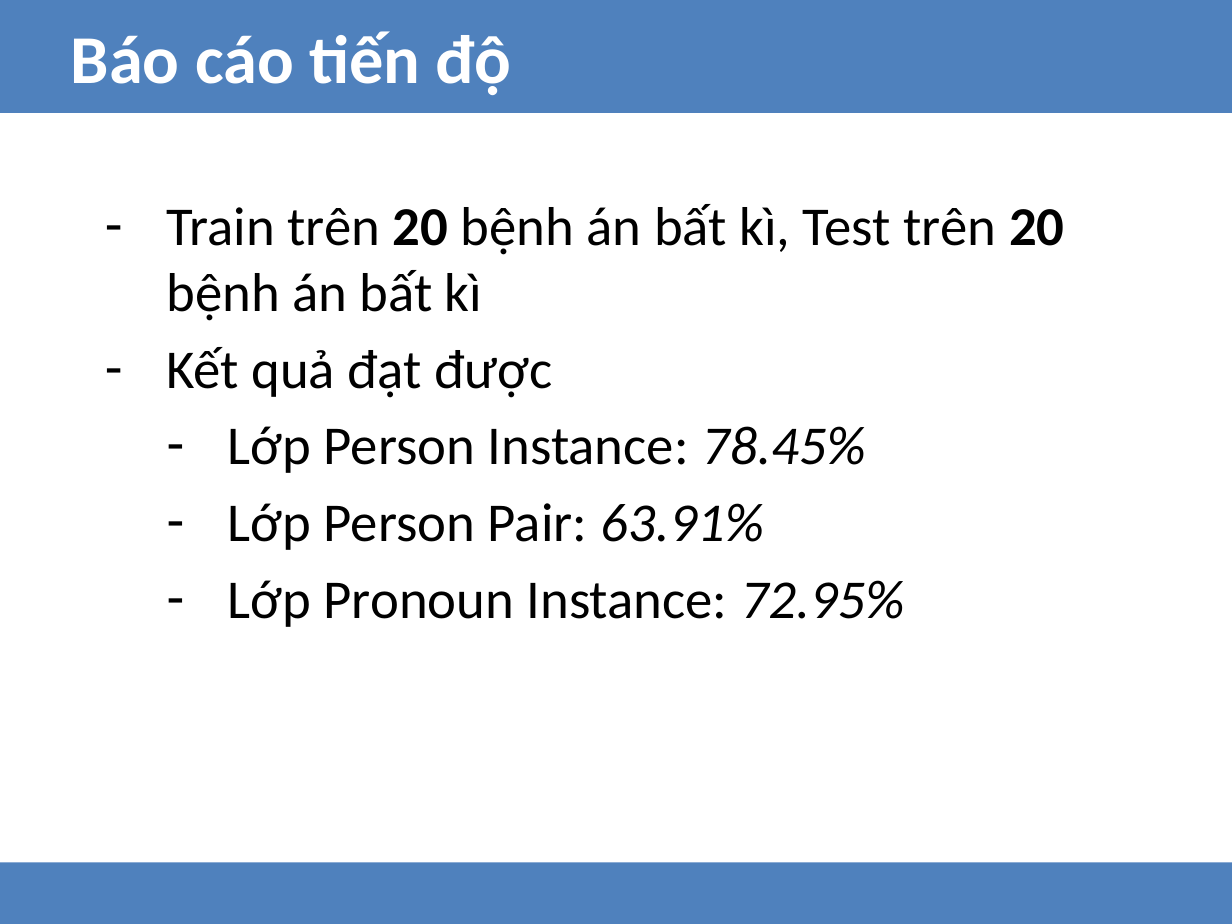
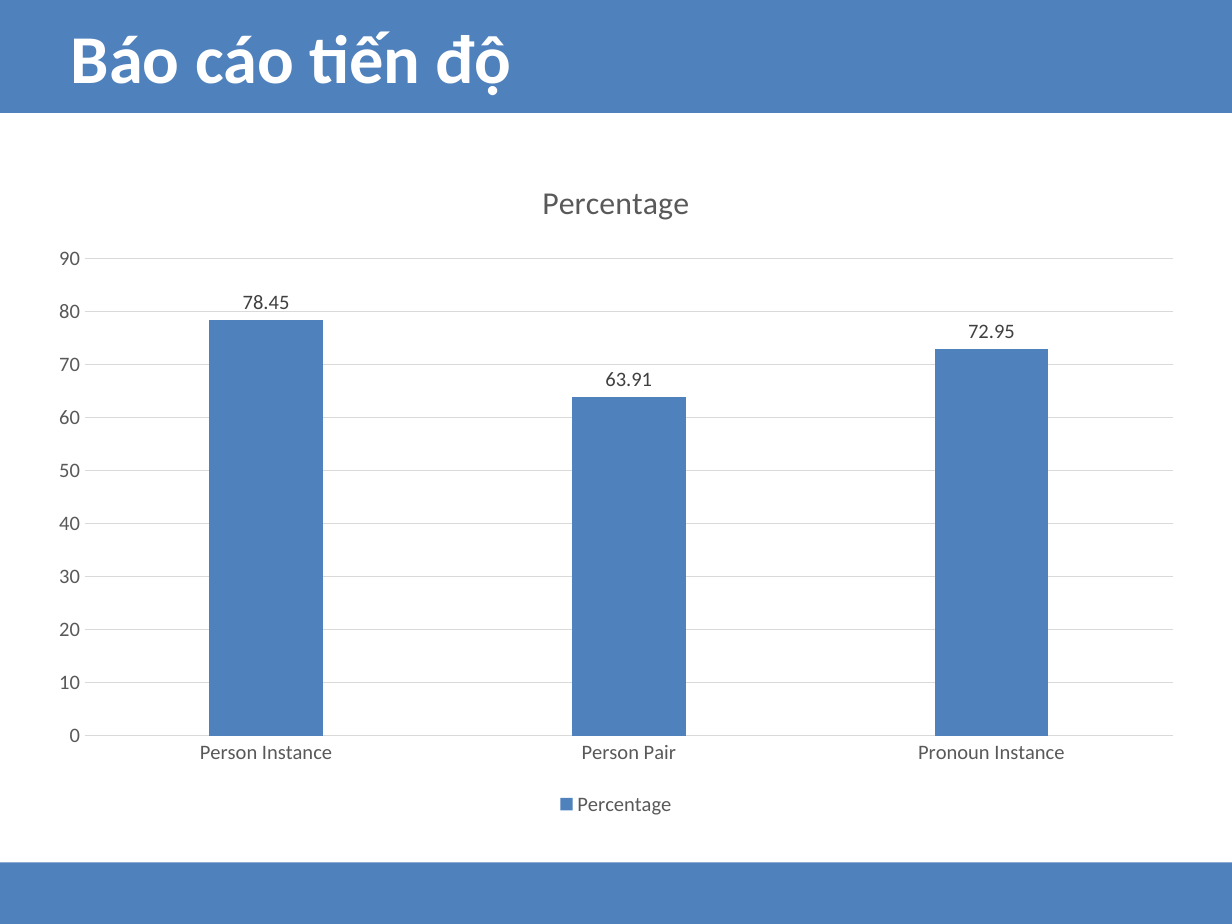
Before and after one commit to hungnd1475/graduate-thesis-hcmut-2015, a slide deck: slide 7 of reports/lvtn/presentation.pptx. Drawn at 1232x924 pixels with LibreOffice and Linux fonts; fonts in the diff are those of the drawing. Boxes give left, top, right and bottom in pixels: in the first picture for what was removed or moved away, otherwise in the second. Text is boxed around its words. In the diff, an @@ line names an element or a change of style, - is before the commit and + after.

```diff
--- a/reports/lvtn/presentation.pptx
+++ b/reports/lvtn/presentation.pptx
@@ column chart added at (x1=36, y1=154, x2=1196, y2=822) @@
+title "Percentage"
+categories: Person Instance, Person Pair, Pronoun Instance
+Percentage: 78.45, 63.91, 72.95
@@ text removed at (x1=166, y1=204, x2=1064, y2=627) @@
-– Train trên 20 bệnh án bất kì, Test trên 20 bệnh án bất kì
-– Kết quả đạt được
-  – Lớp Person Instance: 78.45%
-  – Lớp Person Pair: 63.91%
-  – Lớp Pronoun Instance: 72.95%
```
Also in this commit, not shown: 3 other slides changed.
